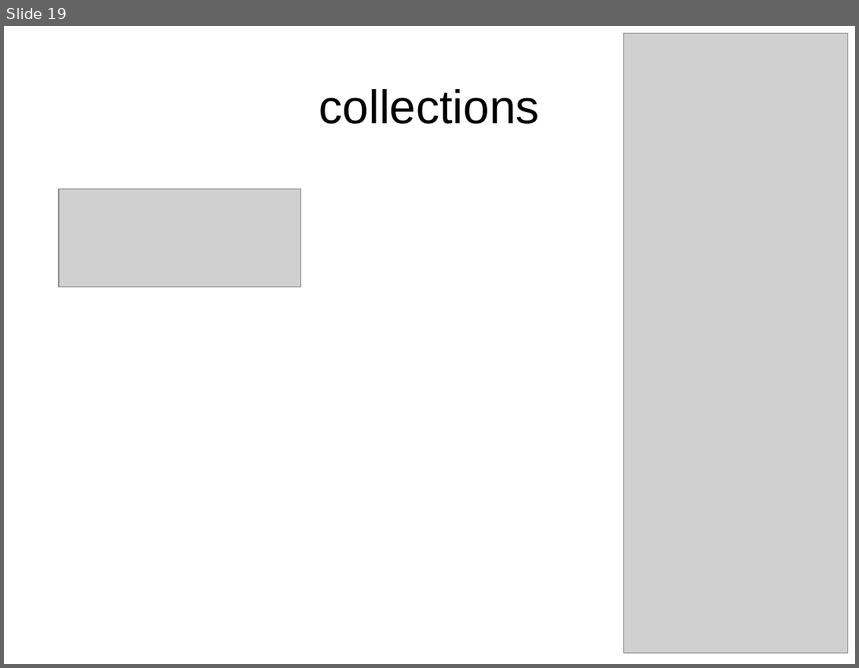
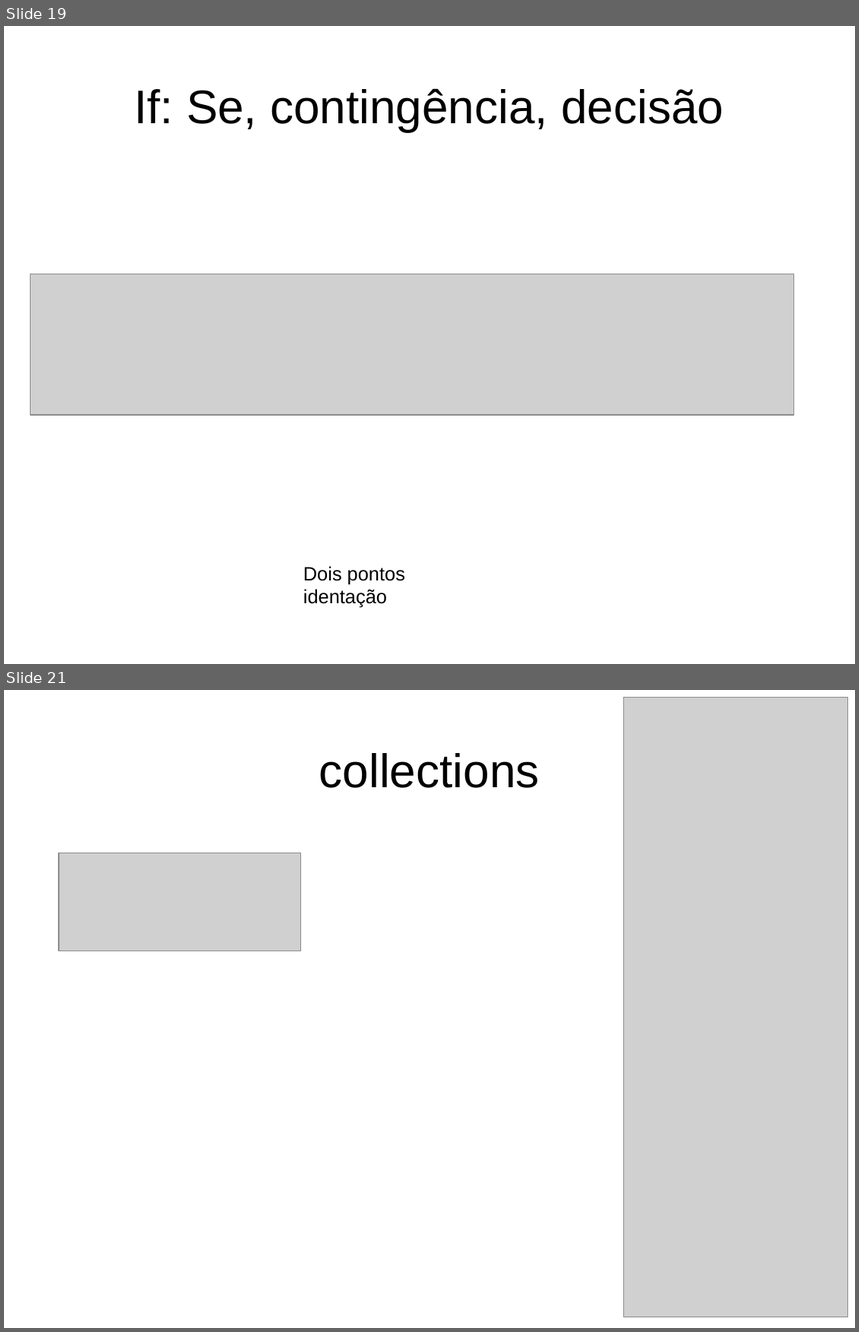
Before and after one commit to iurisegtovich/CursoSciPySEQ2018, a slide deck: source/curso_c2_logica_e_sintaxe.odp. Shown one above the other, each under a label of ours: slide 19 before the commit, slides 19 and 21 after it; the slides between them are not shown. The pictures are 859x668 and 859x1332 pixels, drawn with LibreOffice and Linux fonts; fonts in the diff are those of the drawing; grey boxes stand for pictures. Boxes give left, top, right and bottom in pixels: in the first picture for what was removed or moved away, otherwise in the second. Text is boxed around its words. In the diff, an @@ line names an element or a change of style, - is before the commit and + after.

```diff
--- a/source/curso_c2_logica_e_sintaxe.odp
+++ b/source/curso_c2_logica_e_sintaxe.odp
@@ slide 19 added at box(4, 26, 855, 664), background #FFFFFF @@
@@ title added at box(134, 88, 724, 132), 44 pt, text #000000 @@
+If: Se, contingência, decisão
@@ picture added at box(31, 275, 795, 415) @@
@@ text added at box(303, 566, 405, 608), 18 pt, text #000000 @@
+Dois pontos
+identação
@@ what was slide 19 is now slide 21 @@
```
Also in this commit, not shown: 5 slides changed, 4 other slides added, 1 slide removed, 24 other files.
